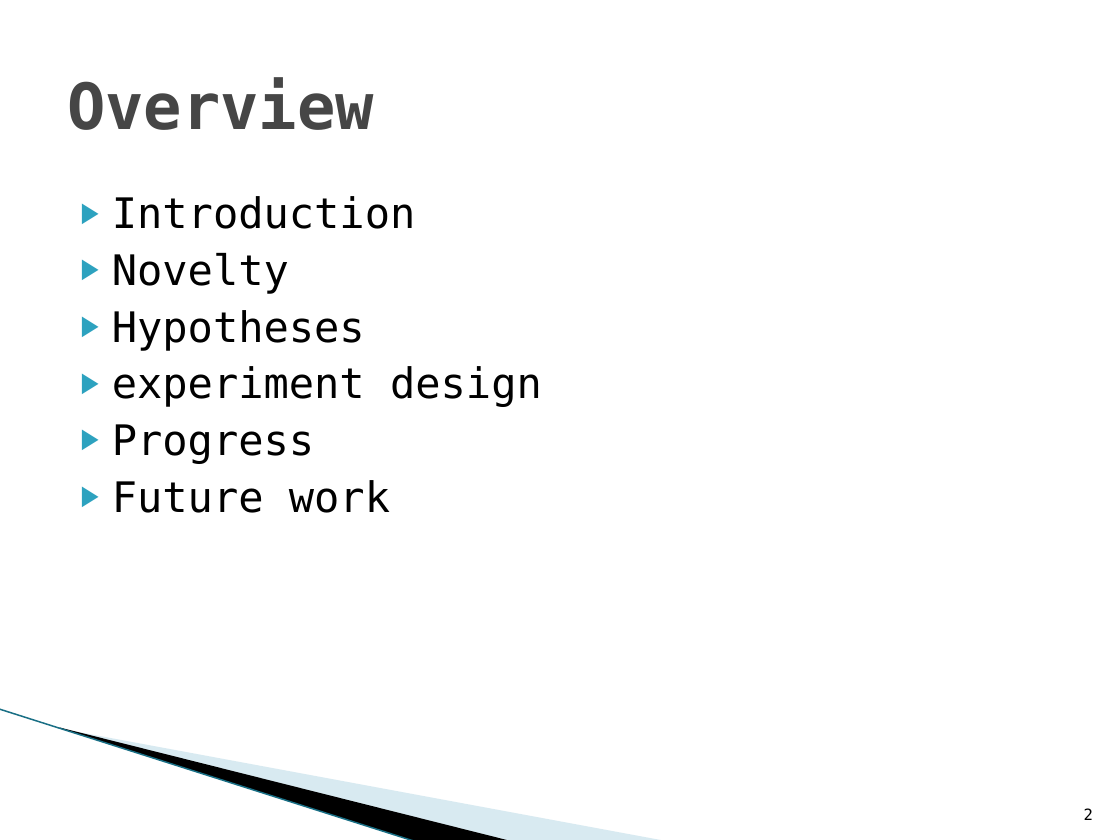
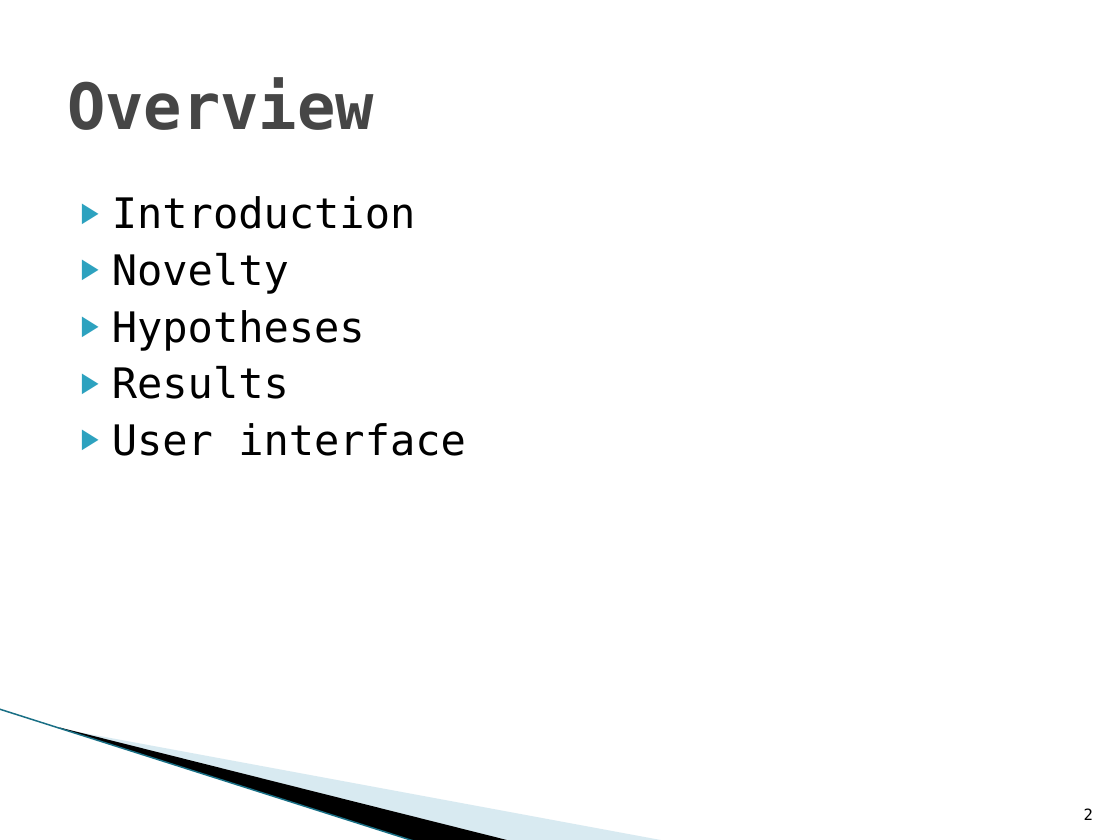
Before and after one commit to alok20121998/Traffic-Optimization-Project, a slide deck: slide 2 of presentation/bachelor/presentation 1/Sem_2_presentation_2.pptx. Drawn at 1120x840 pixels with LibreOffice and Linux fonts; fonts in the diff are those of the drawing; background and template pictures are left out. Boxes give left, top, right and bottom in pixels: in the first picture for what was removed or moved away, otherwise in the second. Text is boxed around its words. In the diff, an @@ line names an element or a change of style, - is before the commit and + after.

```diff
--- a/presentation/bachelor/presentation 1/Sem_2_presentation_2.pptx
+++ b/presentation/bachelor/presentation 1/Sem_2_presentation_2.pptx
@@ text at (x1=112, y1=366, x2=466, y2=456): text changed @@
-▶ experiment design
-▶ Progress
-▶ Future work
+▶ Results
+▶ User interface
```
Also in this commit, not shown: 2 other slides changed, 1 slide added, 1 slide removed, 6 other files.
